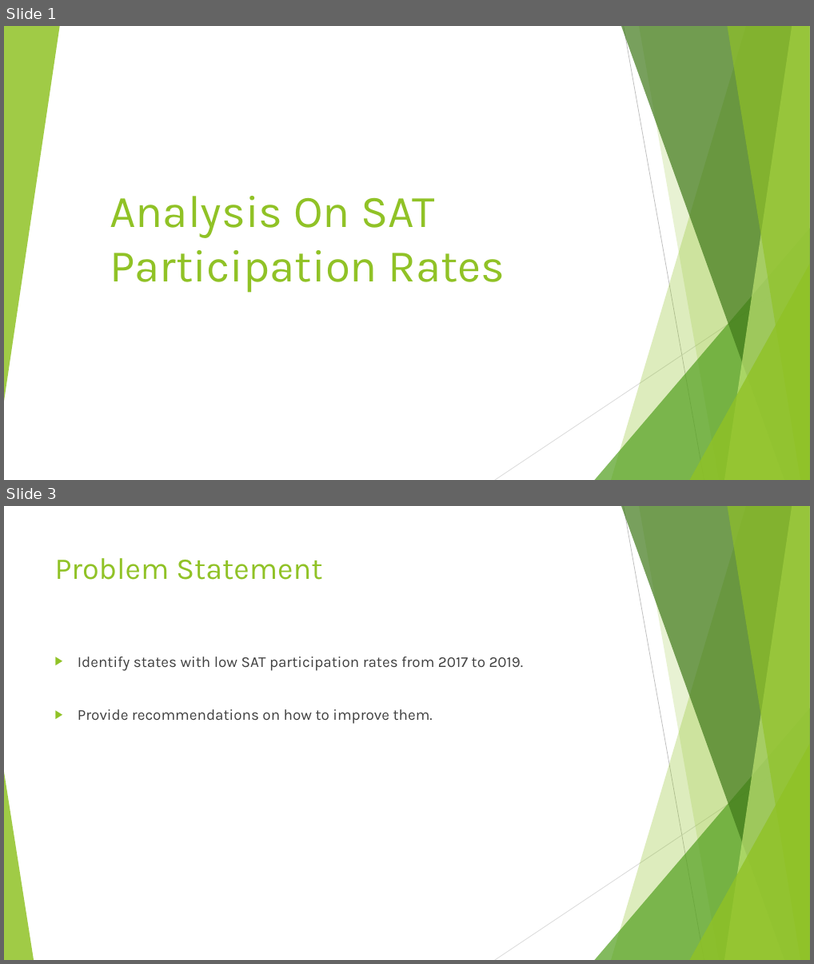
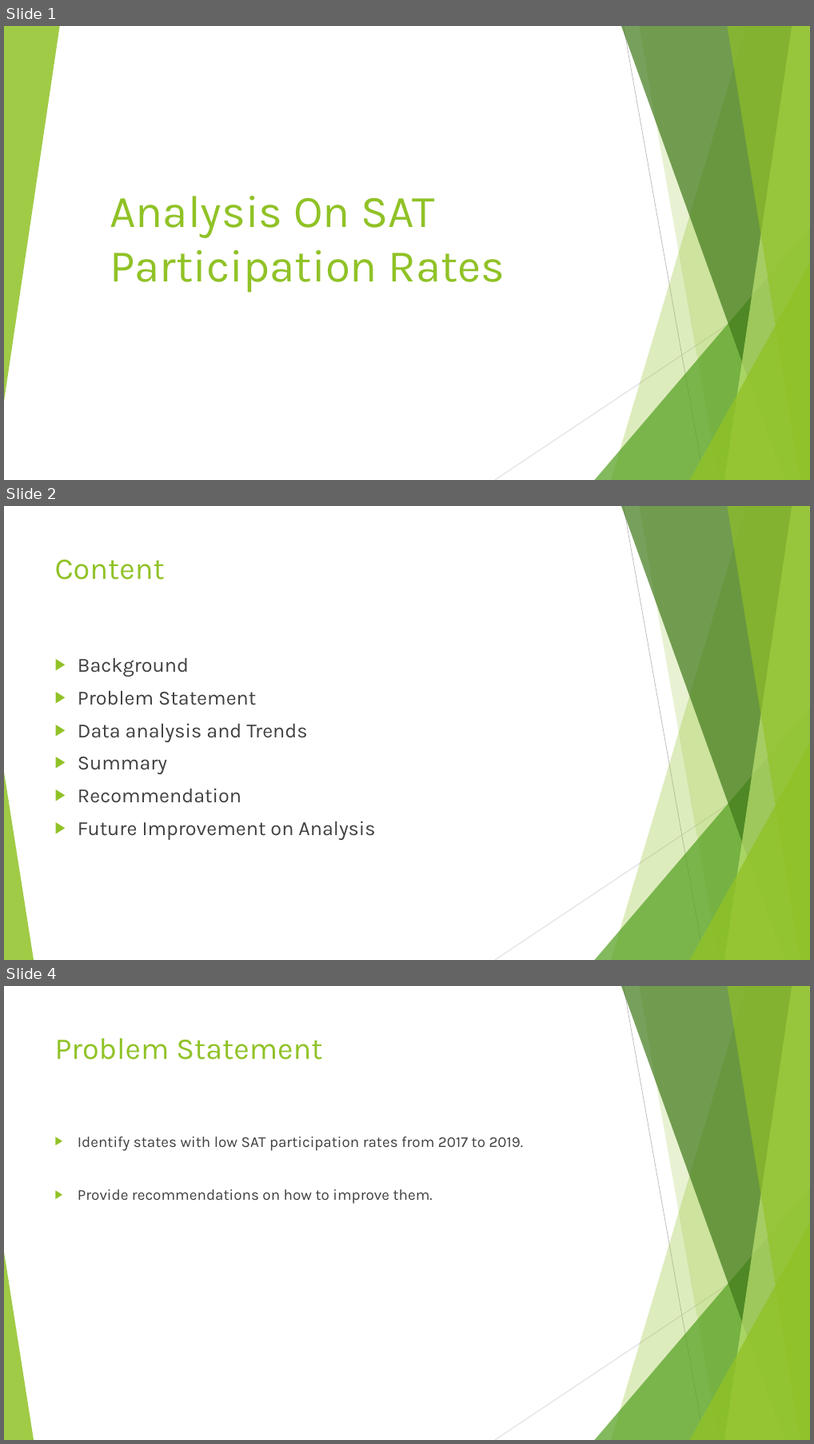
Before and after one commit to weizhe38/GA-Project-Weizhe-, a slide deck: Project 1/Project 1 Slides.pptx. Shown one above the other, each under a label of ours: slides 1 and 3 before the commit, slides 1, 2 and 4 after it; the slides between them are not shown. The pictures are 814x964 and 814x1444 pixels, drawn with LibreOffice and Linux fonts; fonts in the diff are those of the drawing. Boxes give left, top, right and bottom in pixels: in the first picture for what was removed or moved away, otherwise in the second. Text is boxed around its words. In the diff, an @@ line names an element or a change of style, - is before the commit and + after.

```diff
--- a/Project 1/Project 1 Slides.pptx
+++ b/Project 1/Project 1 Slides.pptx
@@ slide 2 added at bbox=[4, 506, 810, 960], background #FFFFFF; not listed: 10 template elements that a slide beside it also shows @@
@@ title added at bbox=[55, 560, 165, 580], 36 pt, text #90C226 @@
+Content
@@ text added at bbox=[78, 658, 375, 840], 24 pt, text #404040 @@
+▶ Background
+▶ Problem Statement
+▶ Data analysis and Trends
+▶ Summary
+▶ Recommendation
+▶ Future Improvement on Analysis
@@ what was slide 3 is now slide 4 @@
```
Also in this commit, not shown: 1 slide changed.
